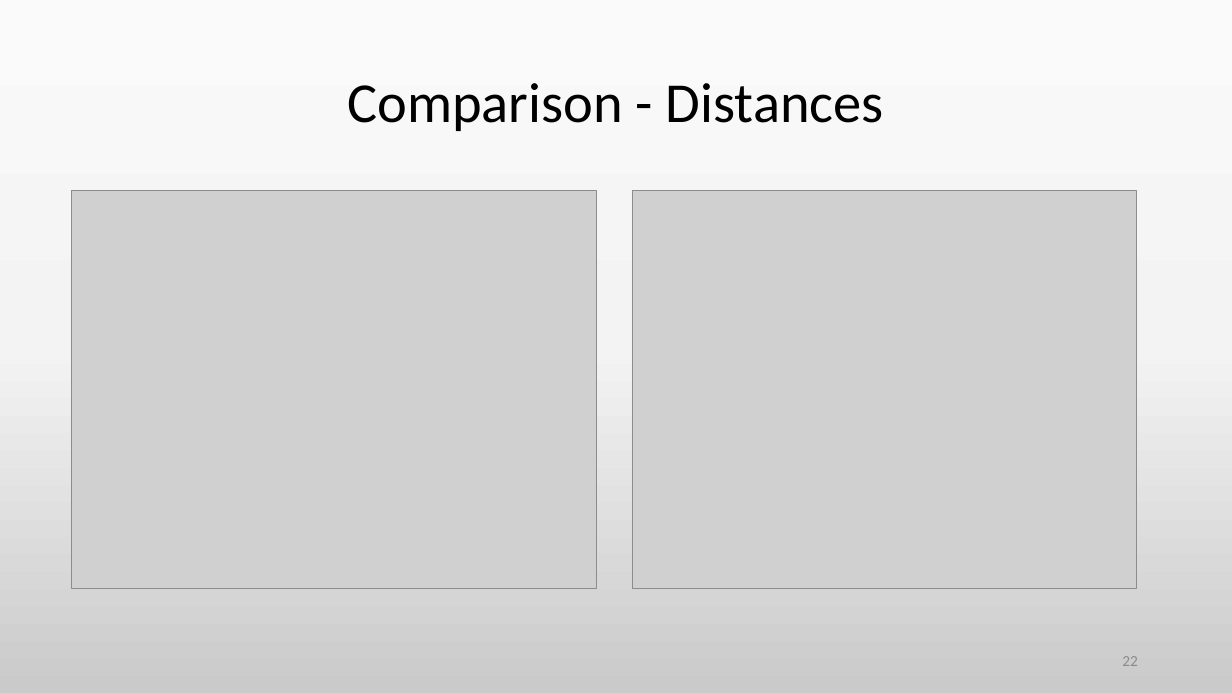
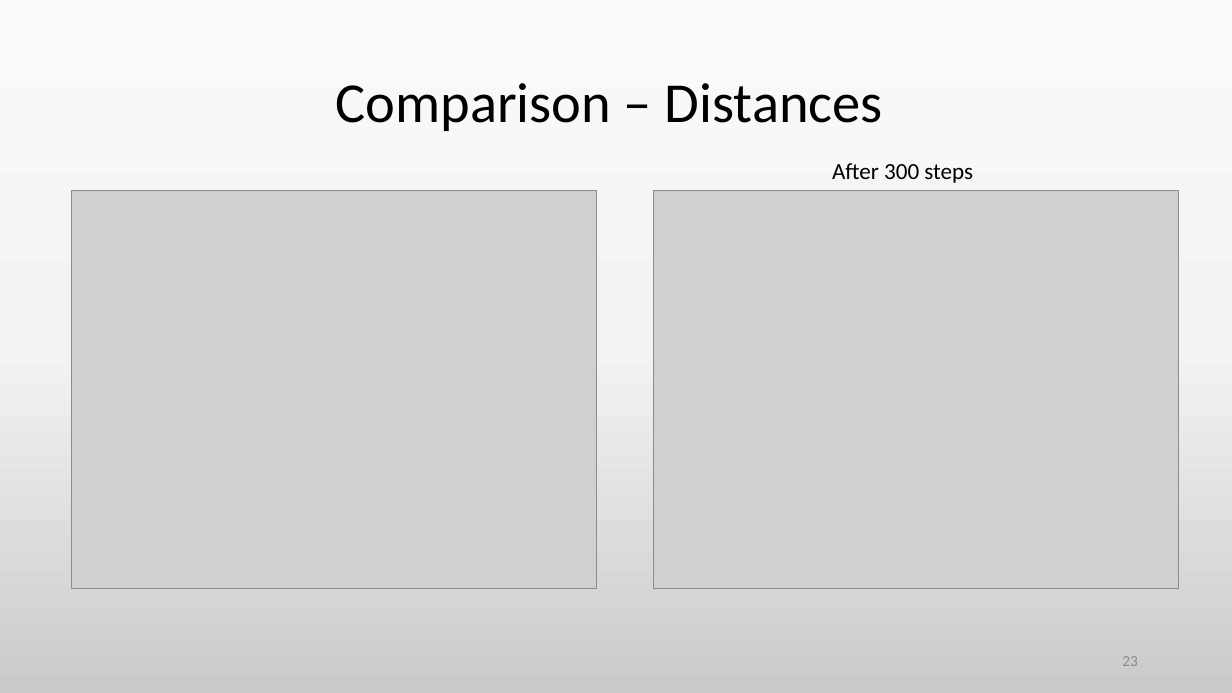
Before and after one commit to jzimm24/CompPhys2425, a slide deck: slide 23 of tsp_Vortrag.pptm (slide 22 before the commit). Drawn at 1232x693 pixels with LibreOffice and Linux fonts; fonts in the diff are those of the drawing; grey boxes stand for pictures. Boxes give left, top, right and bottom in pixels: in the first picture for what was removed or moved away, otherwise in the second. Text is boxed around its words. In the diff, an @@ line names an element or a change of style, - is before the commit and + after.

```diff
--- a/tsp_Vortrag.pptm
+++ b/tsp_Vortrag.pptm
@@ title at <box>336,83,883,131</box>: text changed @@
-Comparison - Distances
+Comparison – Distances
@@ text added at <box>832,163,973,183</box>, 18 pt, text #000000 @@
+After 300 steps
@@ picture: place and size @@
-picture at <box>633,191,1138,590</box>
+picture at <box>653,191,1179,590</box>
```
Also in this commit, not shown: 10 other slides changed, 2 slides added, 1 slide removed, 1 other file.
